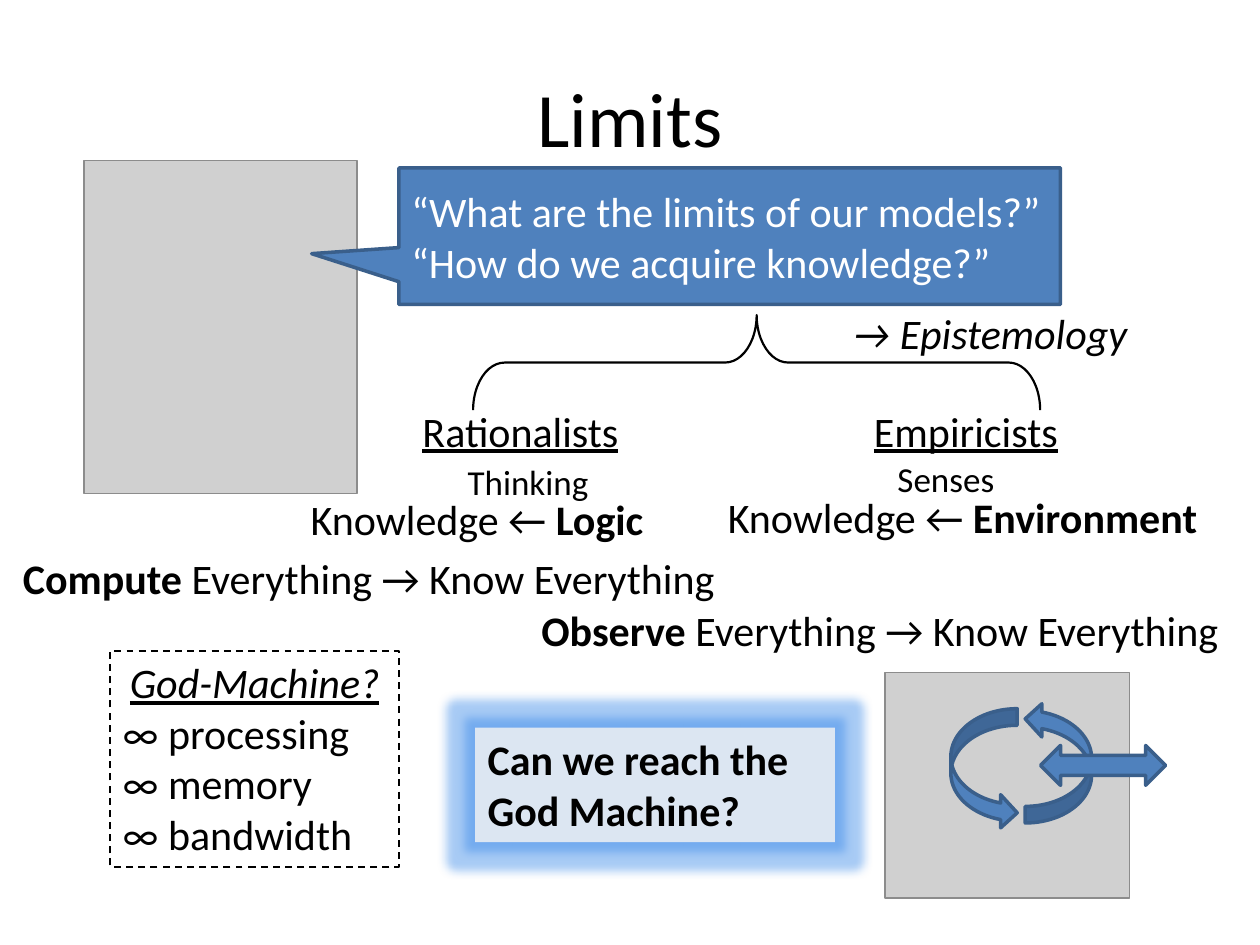
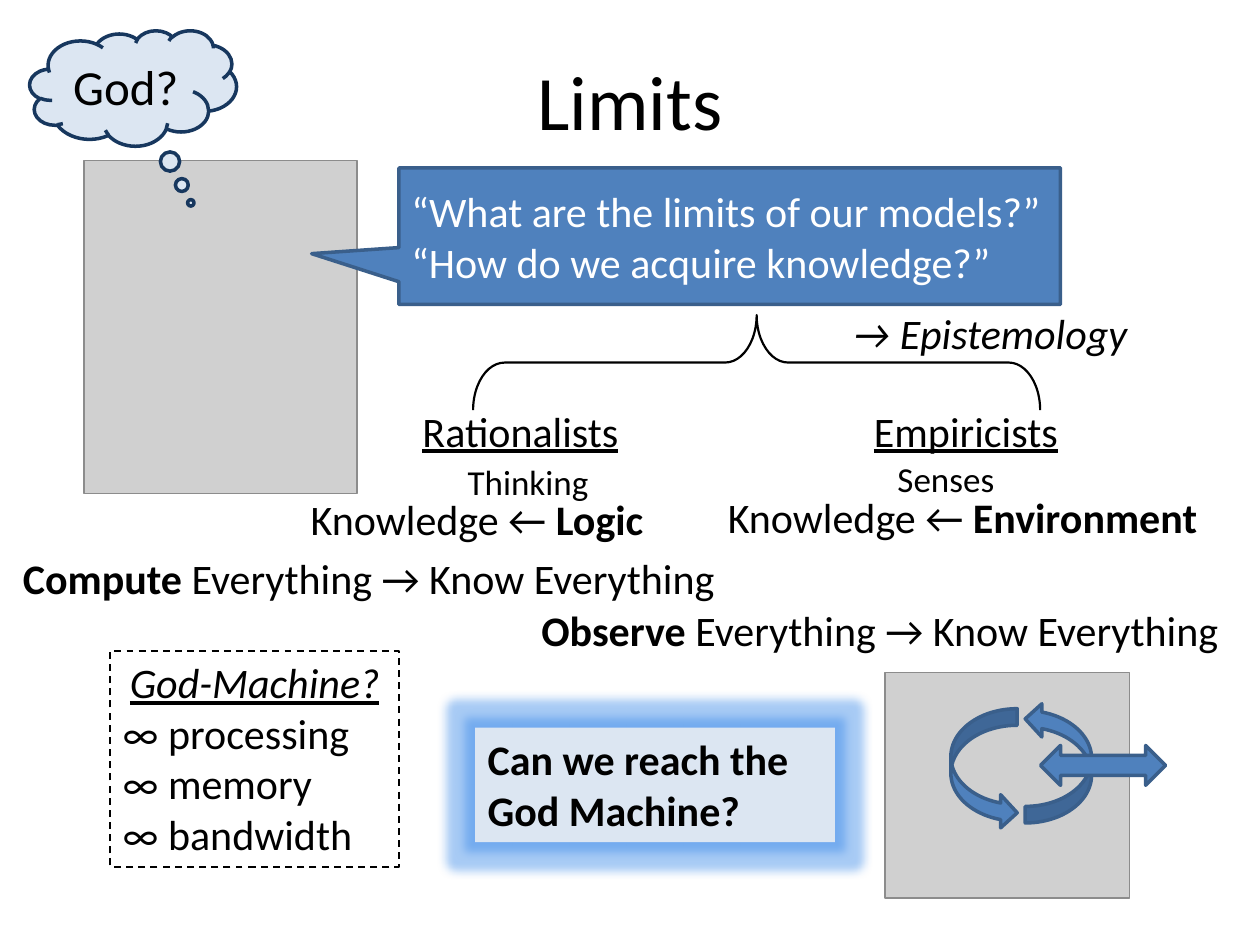
Before and after one commit to dhutchis/ModelTalk, a slide deck: slide 4 of ModelTalk.pptx. Drawn at 1260x945 pixels with LibreOffice and Linux fonts; fonts in the diff are those of the drawing; grey boxes stand for pictures. Boxes give left, top, right and bottom in pixels: in the first picture for what was removed or moved away, otherwise in the second. Text is boxed around its words. In the diff, an @@ line names an element or a change of style, - is before the commit and + after.

Commit message:
A bit more animating and sprucing up.

```diff
--- a/ModelTalk.pptx
+++ b/ModelTalk.pptx
@@ title "Limits" moved from (x1=537, y1=94, x2=722, y2=148) to (x1=537, y1=77, x2=722, y2=131) @@
@@ thought cloud added at (x1=30, y1=30, x2=237, y2=146), fill #DCE6F2, outline #17375E 2 pt, 28 pt, text #000000 @@
+God?
```
